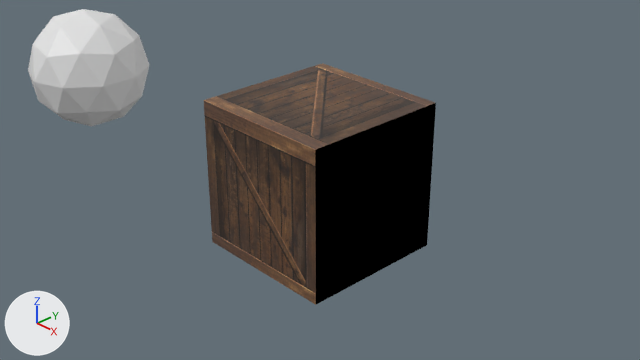
An edit to the Blender file Resources/Blender/01_12.blend, drawn before and after from the same camera.
Camera for both pictures: the file's camera 'Camera'. Arrows for +X, +Y and +Z are at lower left; the lights stay in place. The first picture is the older version.

The first picture shows 'Cube', 'ICO球'.
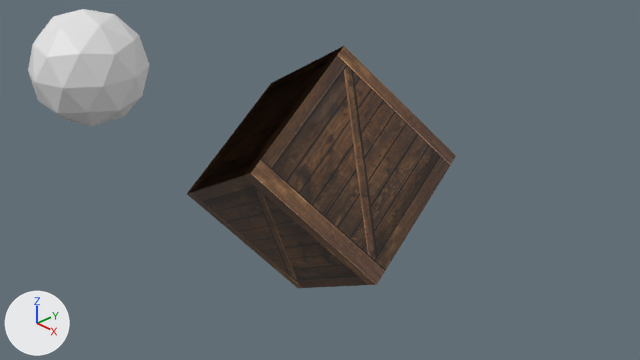
The change, as a list of edits to the scene's bpy script:
```text
Change ob_cube:
    ob_cube.rotation_euler: (0.0, 0.0, 0.0) -> (0.785, 0.785, 0.785)  # degrees (0, 0, 0) -> degrees (45, 45, 45)
```

Boxes (x1, y1, x2, y2) around the edits, measured in the pictures (640 x 360 px):
'Cube', turned
    before: (204, 63, 436, 305)
    after: (187, 46, 456, 288)
